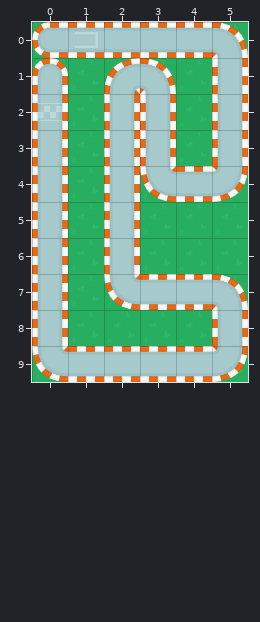
Tiled map (JSON), stored at src/Assets/Map/Level4.json. Above is the file before it was changed.
Cells are 96x96 px. Shown: x 0..5, y 0..9.
The same view after the edit:
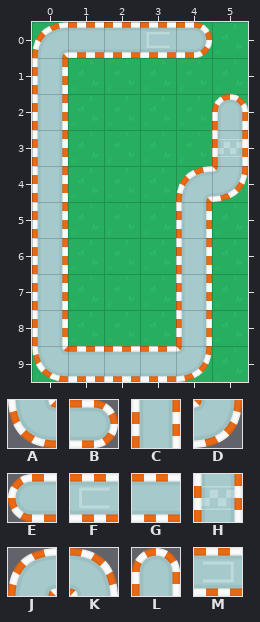
Key: from "SpriteSheet": A 1, B 2, C 5, D 6, E 7, F 8, G 10, H 11, J 15, K 20, L 21, M 22.
_ is an empty cell, . an unchanged one.
From old to new:
--- layer "Track"
@@ x 0..5 @@
- 0 EM.GGK
- 1 L.JK.C
- 2 H.CC.C
- 3 ..CC.C
- 4 ..CAG.
- 5 ..C._.
- 6 ..C._.
- 7 ..AGGK
- 8 ...._C
- 9 ....GD
+ 0 JG.FB_
+ 1 C.__._
+ 2 C.__.L
+ 3 ..__.H
+ 4 ..__J.
+ 5 .._.C.
+ 6 .._.C.
+ 7 ..__C_
+ 8 ....C_
+ 9 ....D_
Where, in picture pixels (left, top, right, bottom), the same in both pictures:
changed: (32, 22, 248, 382)
